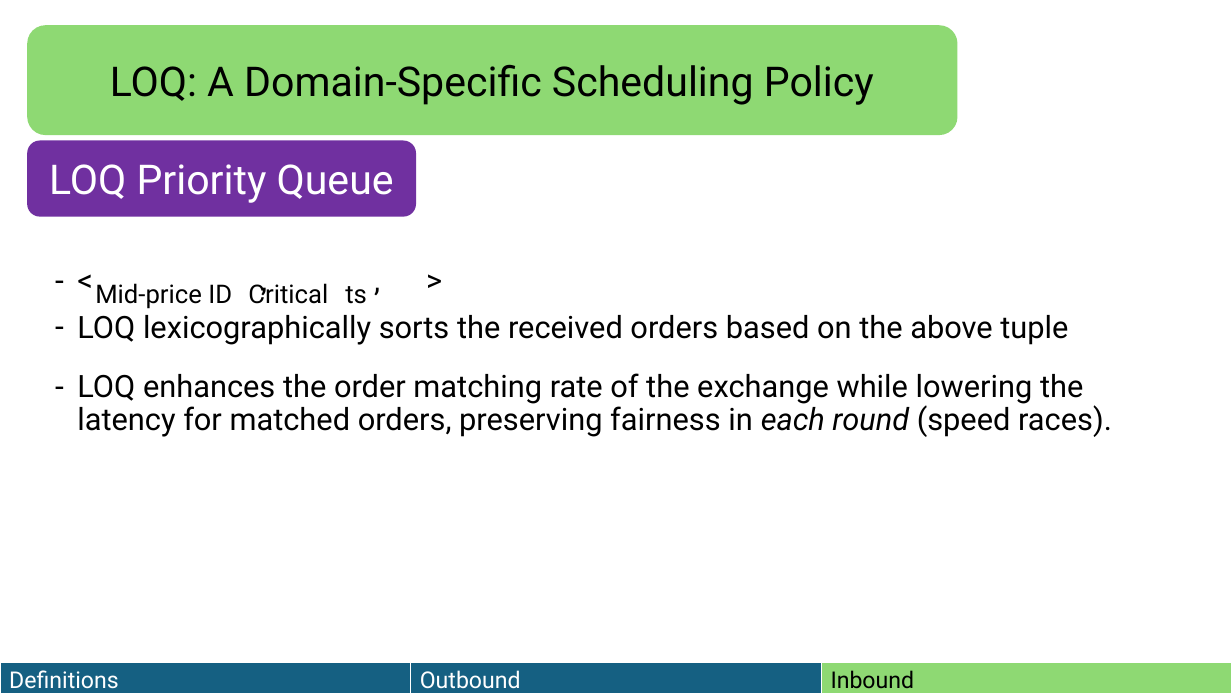
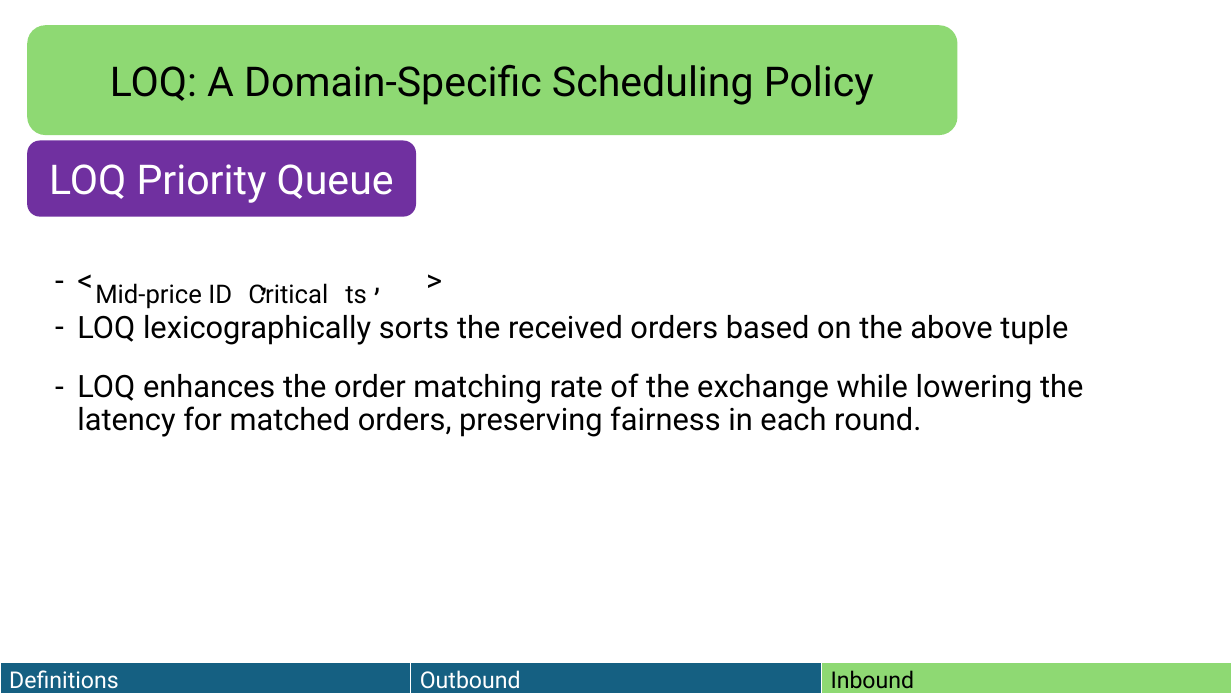
Before and after one commit to HaseebLUMS/Onyx-Presentation, a slide deck: slide 110 of thesis-latency-fairness.pptx. Drawn at 1232x693 pixels with LibreOffice and Linux fonts; fonts in the diff are those of the drawing. Boxes give left, top, right and bottom in pixels: in the first picture for what was removed or moved away, otherwise in the second. Text is boxed around its words. In the diff, an @@ line names an element or a change of style, - is before the commit and + after.

Commit message:
updated presentation

```diff
--- a/thesis-latency-fairness.pptx
+++ b/thesis-latency-fairness.pptx
@@ text at (x1=77, y1=373, x2=1083, y2=437): text changed @@
-– LOQ enhances the order matching rate of the exchange while lowering the latency for matched orders, preserving fairness in each round (speed races).
+– LOQ enhances the order matching rate of the exchange while lowering the latency for matched orders, preserving fairness in each round.
```
Also in this commit, not shown: 1 other slide changed.
